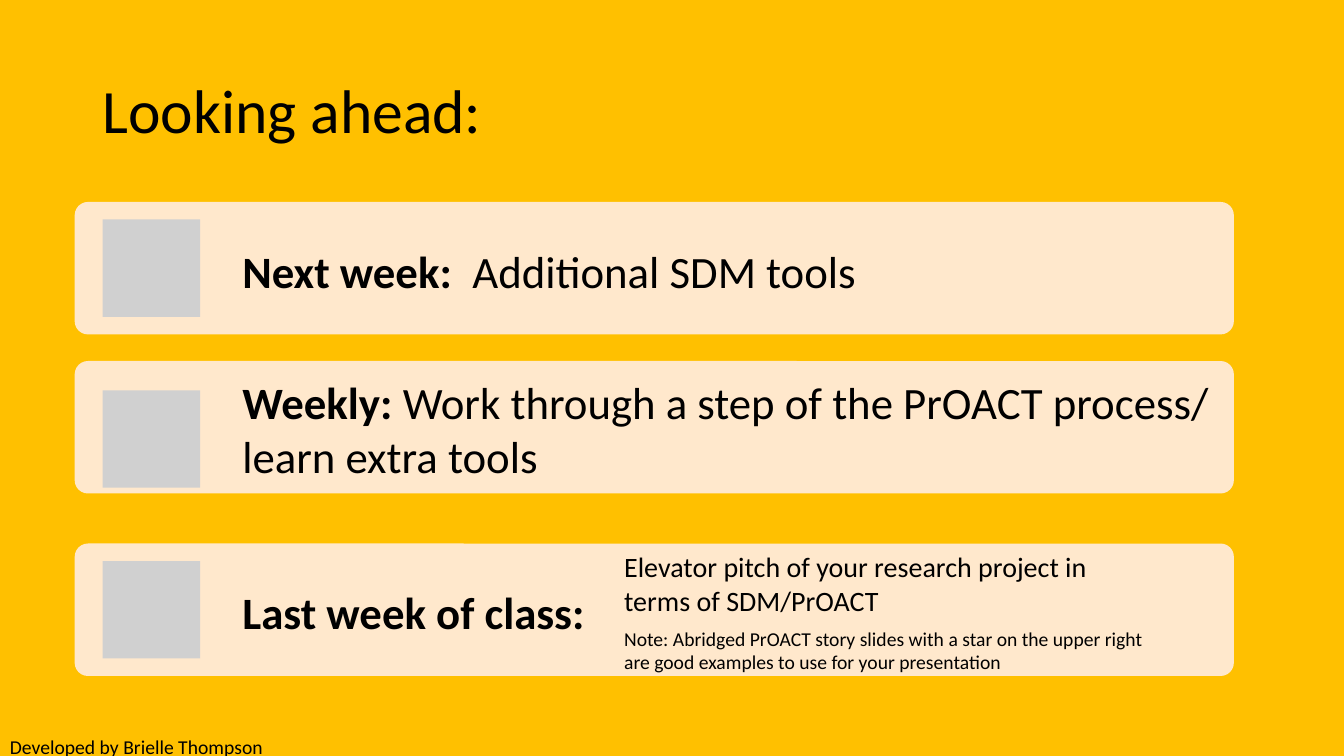
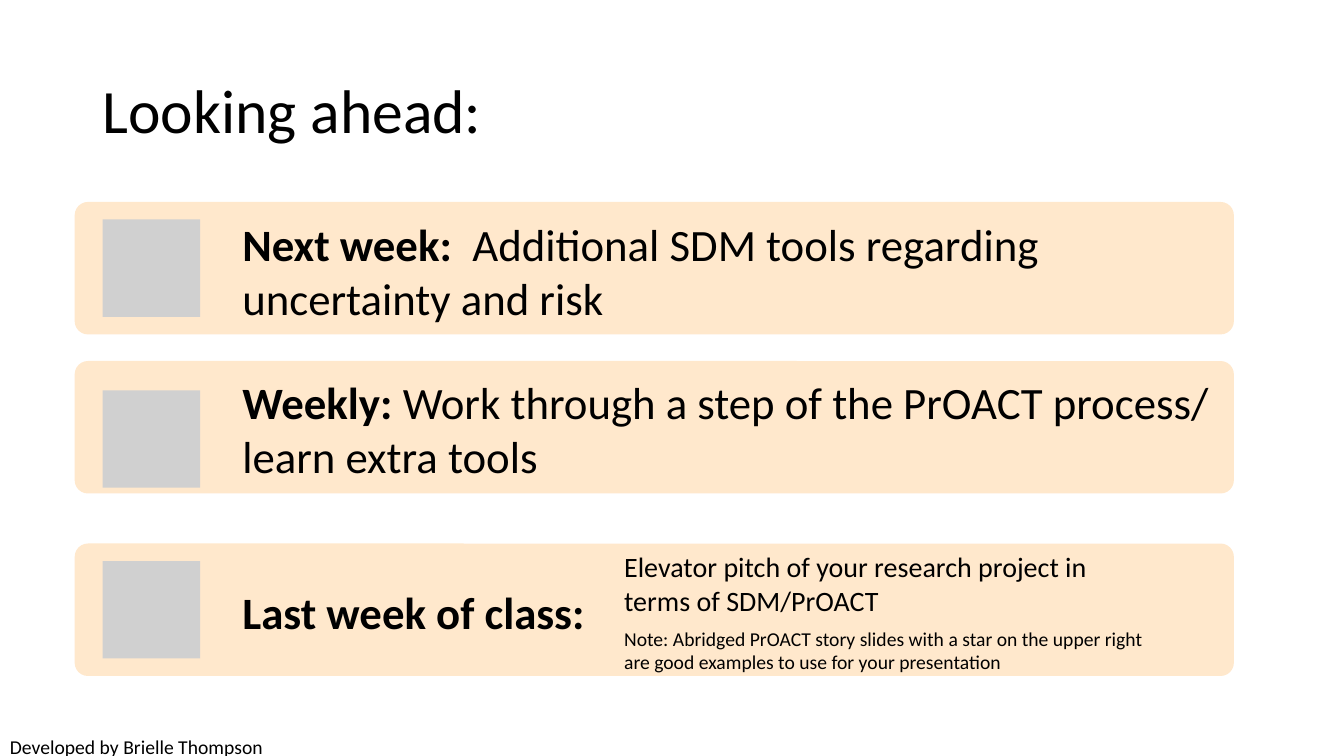
Before and after one commit to briellekthompson/NATR_8001_DecisionAnalysis_Fall25_Mizzou, a slide deck: slide 61 of material/Week6-UncertaintyPart1/Week6_SDM_Mizzou.pptx (slide 3 before the commit). Drawn at 1344x756 pixels with LibreOffice and Linux fonts; fonts in the diff are those of the drawing; grey boxes stand for pictures; background and template pictures are left out. Boxes give left, top, right and bottom in pixels: in the first picture for what was removed or moved away, otherwise in the second. Text is boxed around its words. In the diff, an @@ line names an element or a change of style, - is before the commit and + after.

Commit message:
push week 6

```diff
--- a/material/Week6-UncertaintyPart1/Week6_SDM_Mizzou.pptx
+++ b/material/Week6-UncertaintyPart1/Week6_SDM_Mizzou.pptx
@@ background #FFC000 to #FFFFFF @@
@@ text at bbox=[242, 229, 1039, 323]: text changed @@
-Next week: Additional SDM tools
+Next week: Additional SDM tools regarding uncertainty and risk
```
Also in this commit, not shown: 2 other slides changed, 67 slides added, 1 slide removed, 4 other files.
